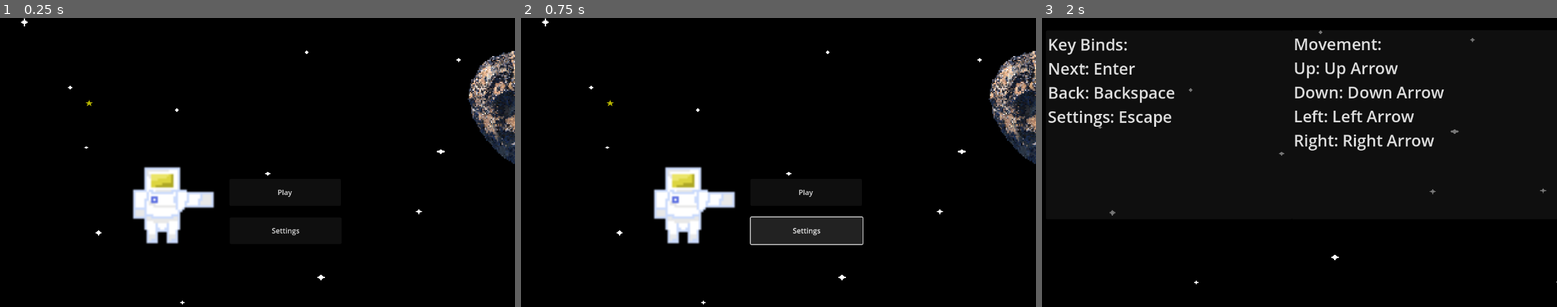
Above: before the commit, frames 1-3 (left to right).
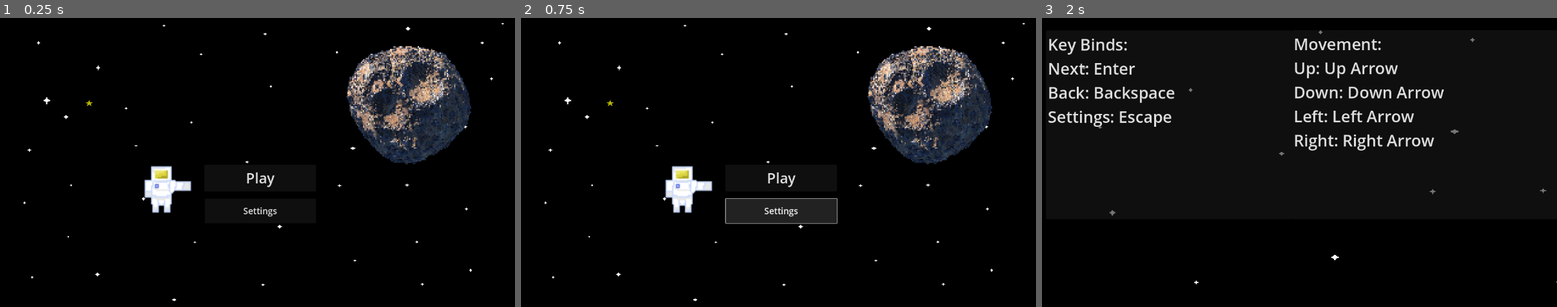
Above: after the commit, the same moments.

Repository: ComputingToTheMax/CS-26-12
Game: Godot game, scene res://StartScreen.tscn
The game is run twice, just before and just after one commit, with the same random seed, the same clock (stepped at 60 frames per second) and the same inputs.
Inputs:
- Up to frame 1 (0.25 s): no input
- Up to frame 2 (0.75 s): click "Settings" at 0.5 s
- Up to frame 3 (2 s): click "Play" at 1.25 s

The runs differ from the first frame. In frame 1, 13% of the frame differs, in the area x 4-100%, y 0-100%; in frame 2, 16%; in frame 3, nothing differs.

Commit message:
Added Settings button to the start screen - StartScreen.tscn

Diff:
--- a/StartScreen.tscn
+++ b/StartScreen.tscn
@@ -10,19 +10,21 @@
 script = ExtResource("3")
 
 [node name="Background" type="Sprite2D" parent="."]
-position = Vector2(640, 360)
+position = Vector2(577.75, 329.75)
+scale = Vector2(0.6117187, 0.6226852)
 texture = ExtResource("1")
 
-[node name="PlayButton" type="Button" parent="Background"]
-offset_left = -126.0
-offset_top = 87.0
-offset_right = 124.0
-offset_bottom = 147.0
+[node name="SettingsButton" type="Button" parent="Background"]
+offset_left = -195.75989
+offset_top = 120.84758
+offset_right = 211.28986
+offset_bottom = 209.17468
+theme_override_font_sizes/font_size = 32
 text = "Settings"
 
 [node name="Character" type="Sprite2D" parent="."]
-position = Vector2(363.00003, 375)
-scale = Vector2(5, 5)
+position = Vector2(361.00003, 357)
+scale = Vector2(2.875, 3.046875)
 texture = ExtResource("2")
 
 [node name="star" type="Sprite2D" parent="."]
@@ -30,13 +32,14 @@
 texture = ExtResource("4")
 
 [node name="PlayButton" type="Button" parent="."]
-offset_left = 513.0
-offset_top = 361.0
-offset_right = 763.0
-offset_bottom = 421.0
+offset_left = 457.0
+offset_top = 329.0
+offset_right = 707.0
+offset_bottom = 389.0
+theme_override_font_sizes/font_size = 32
 text = "Play"
 
 [node name="PsycheAsteroid" type="Sprite2D" parent="."]
-position = Vector2(1186.0001, 198.99997)
+position = Vector2(914, 194)
 scale = Vector2(0.38981482, 0.41296297)
 texture = ExtResource("5_vno1p")
